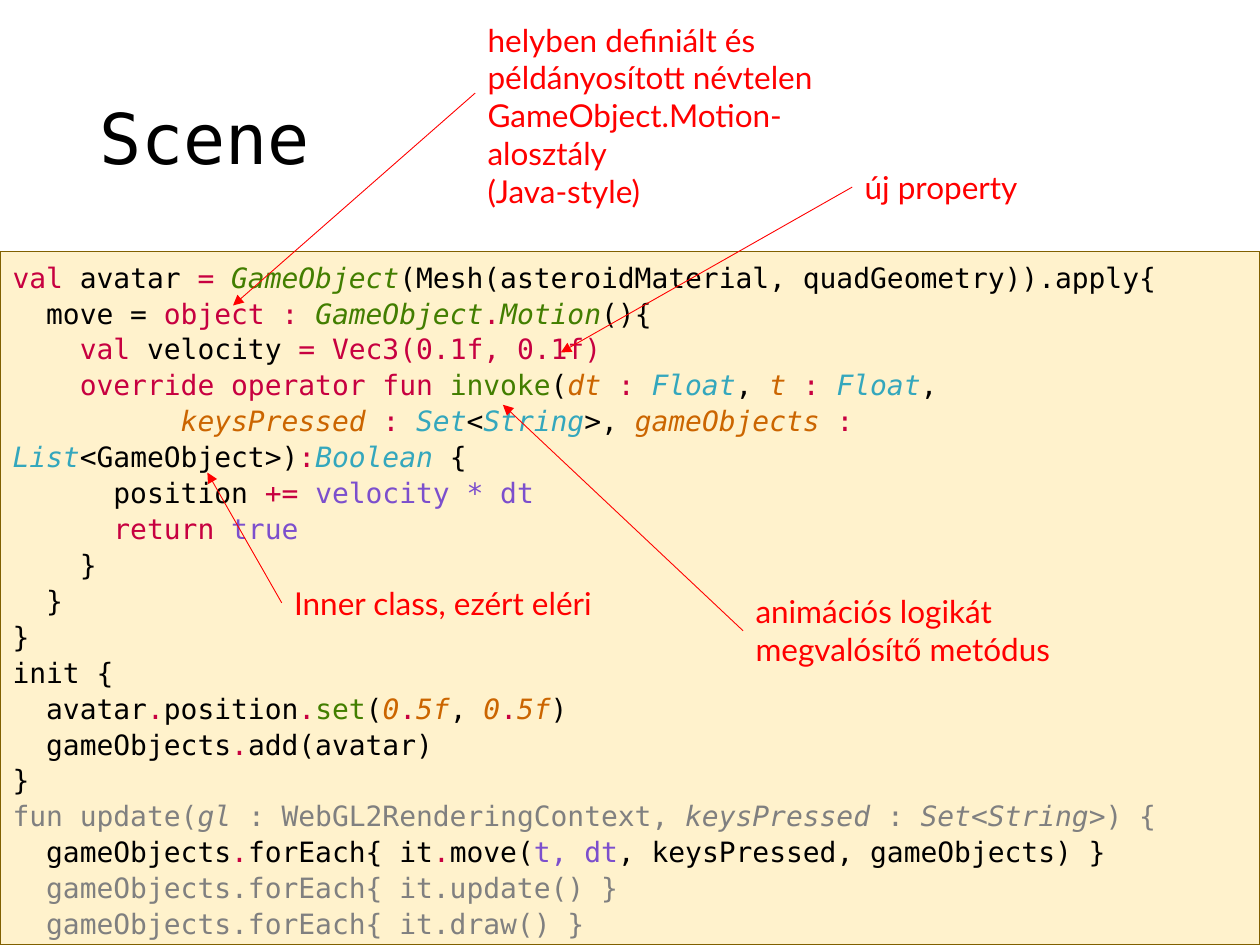
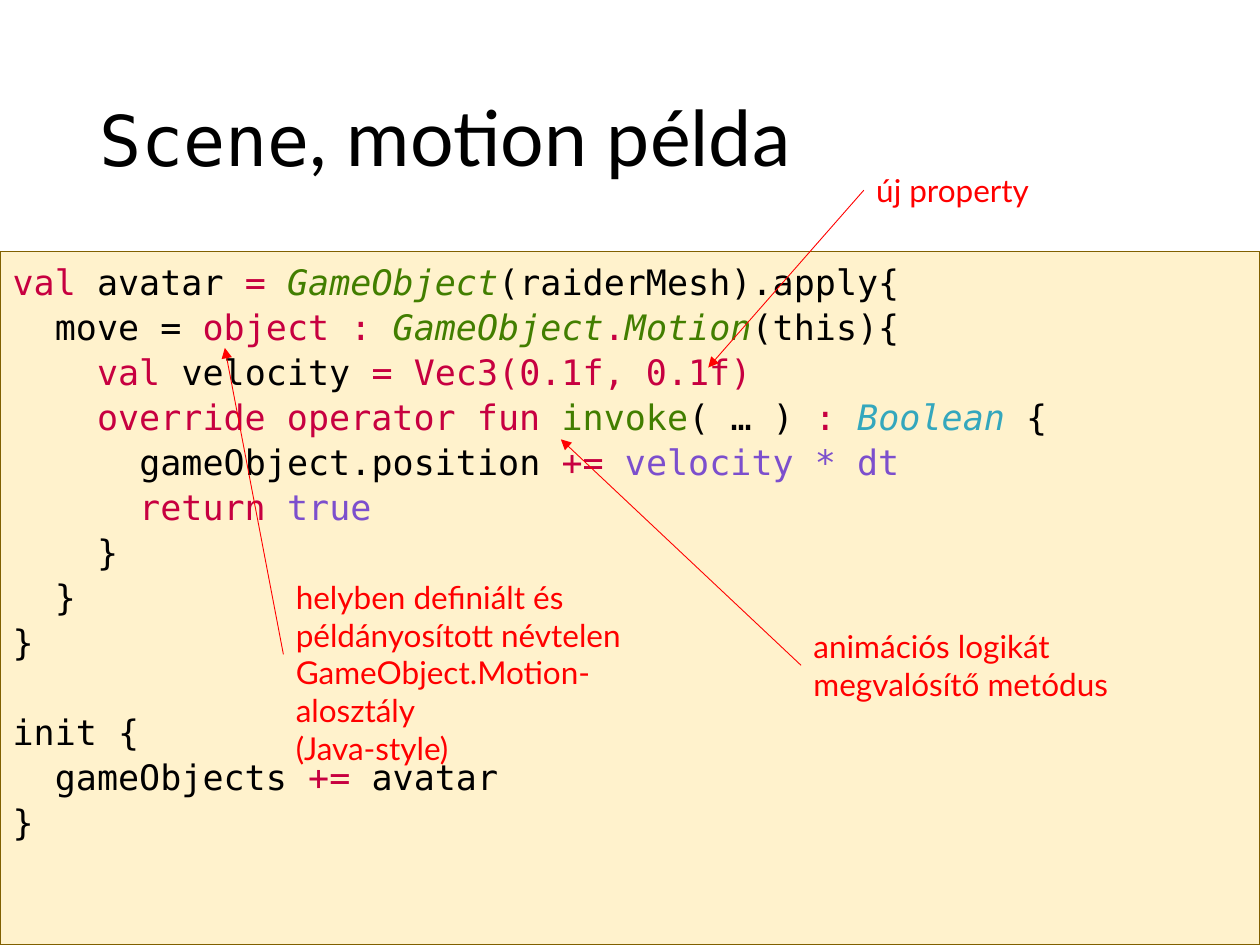
Before and after one commit to szecsi/kogfactory, a slide deck: slide 17 of projects/kog.3gr.020-gom/lab.pptx. Drawn at 1260x945 pixels with LibreOffice and Linux fonts; fonts in the diff are those of the drawing. Boxes give left, top, right and bottom in pixels: in the first picture for what was removed or moved away, otherwise in the second. Text is boxed around its words. In the diff, an @@ line names an element or a change of style, - is before the commit and + after.

```diff
--- a/projects/kog.3gr.020-gom/lab.pptx
+++ b/projects/kog.3gr.020-gom/lab.pptx
@@ title at [99, 109, 790, 180]: text changed; size 40 to 44 pt; font DejaVu Sans Mono to Lato @@
-Scene
+Scene, motion példa
@@ text "új property": place and size @@
-text "új property" at [865, 176, 1018, 205]
+text "új property" at [876, 179, 1029, 208]
@@ arrow moved from (852, 186) - (561, 353) to (864, 190) - (708, 368) @@
@@ text at [13, 267, 900, 348]: text changed; size 16 to 20 pt @@
-val avatar = GameObject(Mesh(asteroidMaterial, quadGeometry)).apply{
-move = object : GameObject.Motion(){
+val avatar = GameObject(raiderMesh).apply{
+move = object : GameObject.Motion(this){
@@ text at [13, 357, 751, 745]: size 16 to 20 pt in "val velocity = Vec3(0.1f, 0.1f)", "return true", "}", "}" and 3 more places @@
@@ arrow moved from (475, 93) - (233, 305) to (284, 654) - (224, 348) @@
@@ text at [97, 402, 1005, 483]: text changed; size 16 to 20 pt; text colour #34A7BD to #000000 @@
-override operator fun invoke(dt : Float, t : Float,
-keysPressed : Set<String>, gameObjects : List<GameObject>):Boolean {
-position += velocity * dt
+override operator fun invoke( … ) : Boolean {
+gameObject.position += velocity * dt
@@ arrow moved from (743, 631) - (503, 404) to (801, 665) - (561, 440) @@
@@ arrow removed from (282, 602) to (208, 472) @@
@@ text "helyben definiált és példányosított névtelen ...": place and size @@
-text "helyben definiált és példányosított névtelen ..." at [488, 28, 813, 209]
+text "helyben definiált és példányosított névtelen ..." at [296, 585, 621, 766]
@@ text removed at [294, 591, 592, 619] @@
-Inner class, ezért eléri
@@ text "animációs logikát megvalósítő metódus": place and size @@
-text "animációs logikát megvalósítő metódus" at [756, 599, 1050, 667]
+text "animációs logikát megvalósítő metódus" at [813, 634, 1108, 702]
@@ text at [55, 762, 499, 798]: text changed; size 16 to 20 pt @@
-avatar.position.set(0.5f, 0.5f)
-gameObjects.add(avatar)
+gameObjects += avatar
@@ text at [13, 804, 1123, 940]: paragraphs removed @@
-fun update(gl : WebGL2RenderingContext, keysPressed : Set<String>) {
-gameObjects.forEach{ it.move(t, dt, keysPressed, gameObjects) }
-gameObjects.forEach{ it.update() }
-gameObjects.forEach{ it.draw() }
-}
```
Also in this commit, not shown: 13 other slides changed, 1 slide added, 21 other files.
